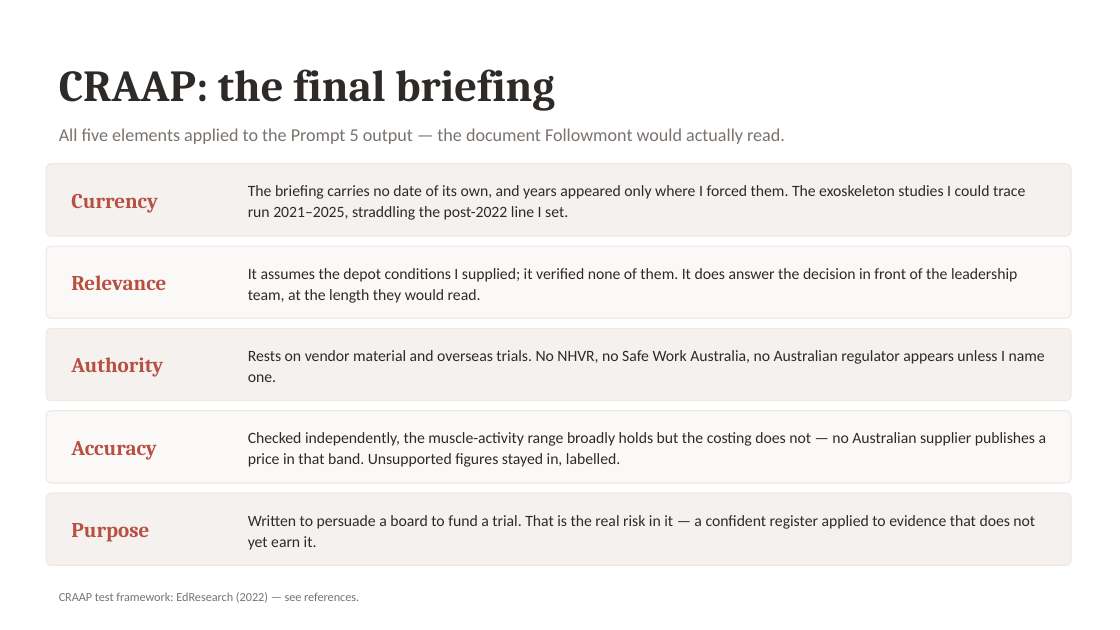
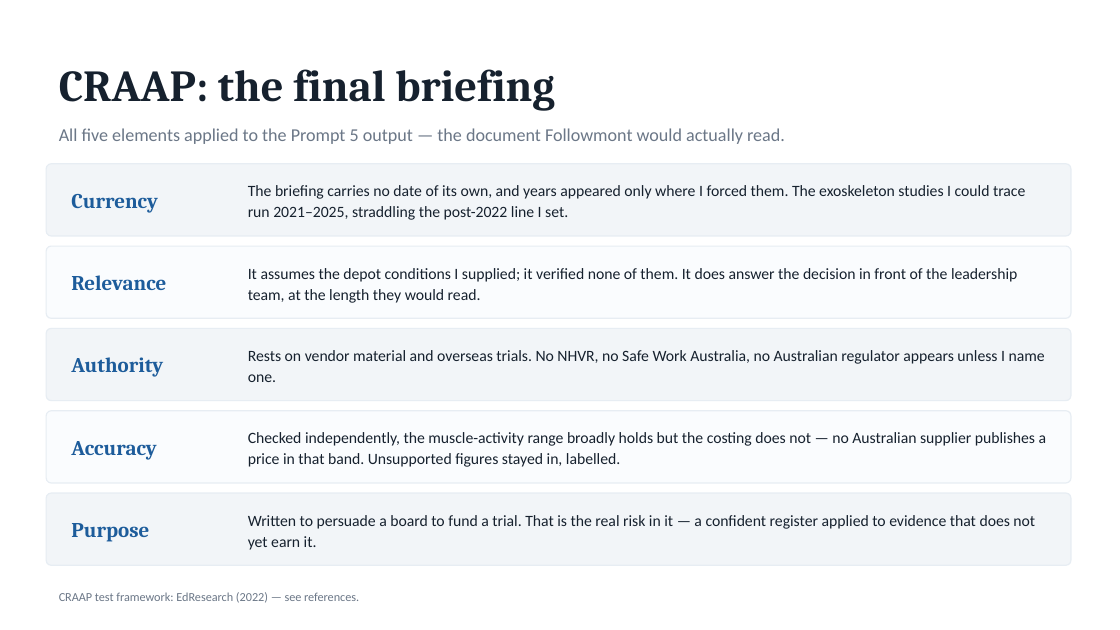
Before and after one commit to danielfrancogomez-wq/My-computer-claude-code, a slide deck: slide 11 of Followmont-Prompt-Chain.pptx. Drawn at 1120x630 pixels with LibreOffice and Linux fonts; fonts in the diff are those of the drawing. Boxes give left, top, right and bottom in pixels: in the first picture for what was removed or moved away, otherwise in the second. Text is boxed around its words. In the diff, an @@ line names an element or a change of style, - is before the commit and + after.

```diff
--- a/Followmont-Prompt-Chain.pptx
+++ b/Followmont-Prompt-Chain.pptx
@@ text "All five elements applied to ..." at box(59, 128, 785, 144): text colour #7A736E to #6B7787 @@
@@ rounded rectangle at box(46, 246, 1071, 318): fill #FBF9F8 to #FAFCFE; outline #EFE9E5 1 pt to #E7EDF3 1 pt @@
@@ rounded rectangle at box(46, 411, 1071, 483): fill #FBF9F8 to #FAFCFE; outline #EFE9E5 1 pt to #E7EDF3 1 pt @@
@@ fill #F4F1EE to #F2F5F8; outline #EFE9E5 1 pt to #E7EDF3 1 pt in 3 elements at box(46, 164, 1071, 236), box(46, 329, 1071, 401), box(46, 493, 1071, 565) @@
@@ text colour #B85042 to #1D5C9B in 5 elements at box(71, 194, 158, 213), box(71, 275, 166, 290), box(71, 357, 163, 377), box(71, 441, 157, 460), box(71, 523, 149, 542) @@
@@ text colour #2E2A28 to #16212E in 6 elements at box(59, 69, 555, 111), box(248, 185, 1025, 220), box(248, 268, 1017, 303), box(248, 350, 1045, 382), box(248, 432, 1047, 467), box(248, 515, 1035, 550) @@
@@ text "CRAAP test framework: EdResearch (2022) ..." at box(59, 592, 359, 603): text colour #7A736E to #6B7787 @@
```
Also in this commit, not shown: 12 other slides changed, 1 other file.
